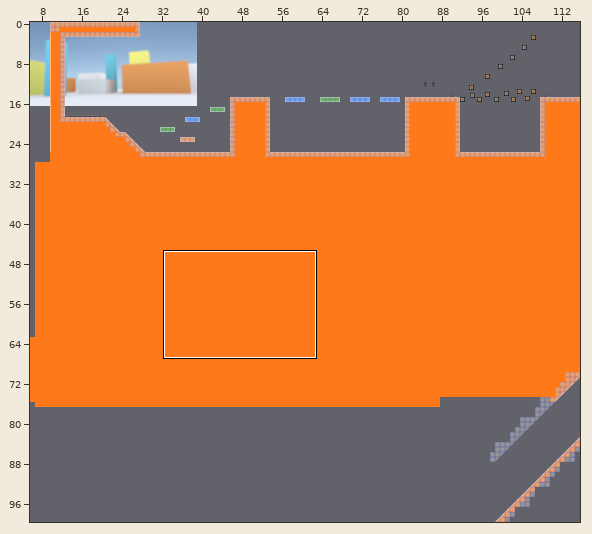
Two states of a Tiled map, assets/maps/level2.tmx. The first picture is a wide view before the edit; the outline marks the close-up.
Close-up. As it was:
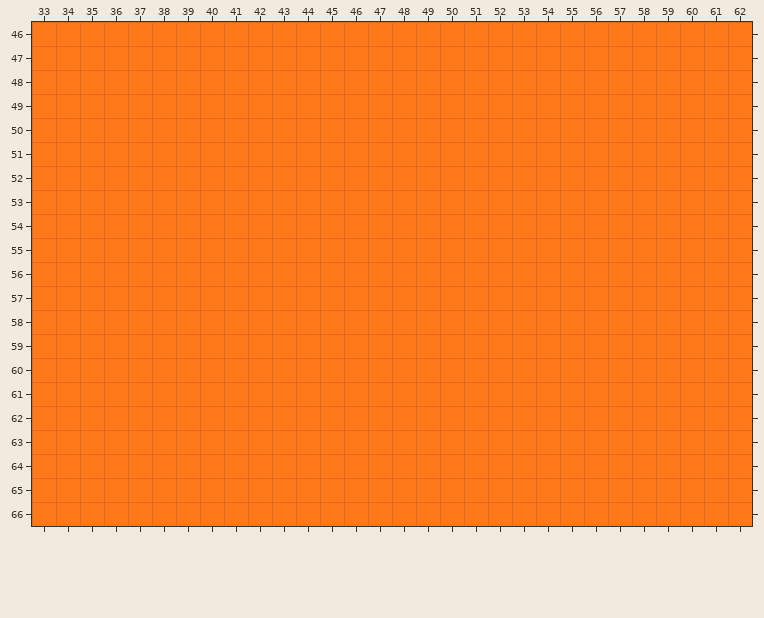
Cells are 32x32 px. Shown: x 33..62, y 46..66. The commit also changed other parts of the map, which this record leaves out.
After the commit:
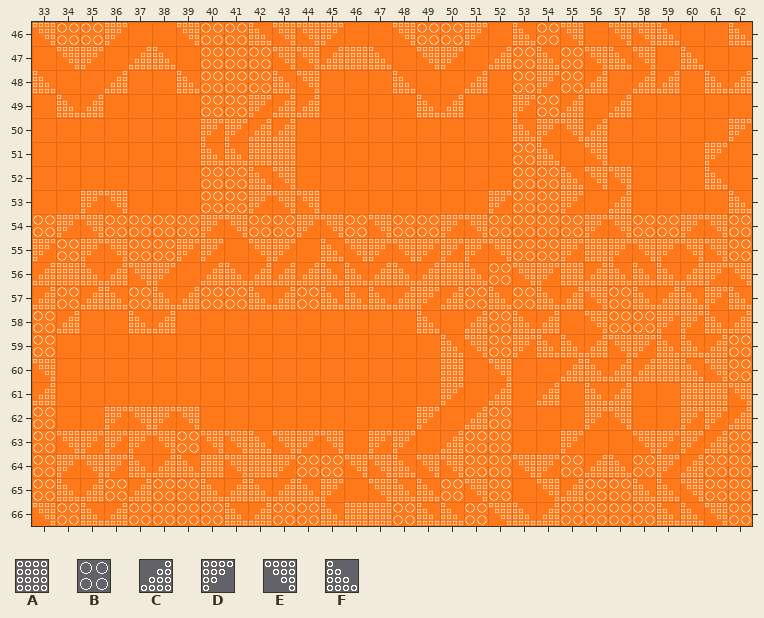
Key: from "OrangeA": A 35, B 38, C 48, D 48 turned 180, E 48 turned 270, F 48 turned 90.
_ is an empty cell.
Difference:
Changed rows in their new state; . is an unchanged cell.
Layer "Decoration":
first column x 33:
46 EBBD..EBBFEED..EBBD.FBE.EEF..F
47 .ED.CF.BBBEECAF.ED.CBFBEFE.F..
48 F..C..FBBBFE...F..C.BDBC.CC.FC
49 .FC....BBDCC....FC..DBC.C.....
50 .......DDCC.........FDEC.....D
51 .......FFAA.........BF.E....D.
52 .......BBFE.........BBFEE...F.
53 ..DE...BBDEE.......DBBD.C....F
54 BDEBBBBDEBBDEBEBBDEBBBBDEBBDEB
55 DBDEBBDD.ED.FEDEDDDEBBDADEDEEB
56 CAFCED.CFCCCFFCFCAFBEDACFFFCDE
57 CBCFBFCBBFCBFFFCDCBFBFCEBFCFDF
58 BC..FC..........F.CBFC.EBBDDFC
59 B................FEBDFFCEDFFCB
60 E................A.E..CFCCAFEB
61 C................D.C.C.FC..AAE
62 B..DEDE.........D.CB...DE..DDC
63 BEDDDEBEEFEDE.DD.CBB..D..EDDCB
64 BDEDFCFAEADBBEEFEEBBEDBCFBDCBB
65 BFCBCBBFCFCFD.EFFBEB.ECBBFFEBB
66 EBFCBBBBFCBBFAABFFBEFCBBBBFFEB
